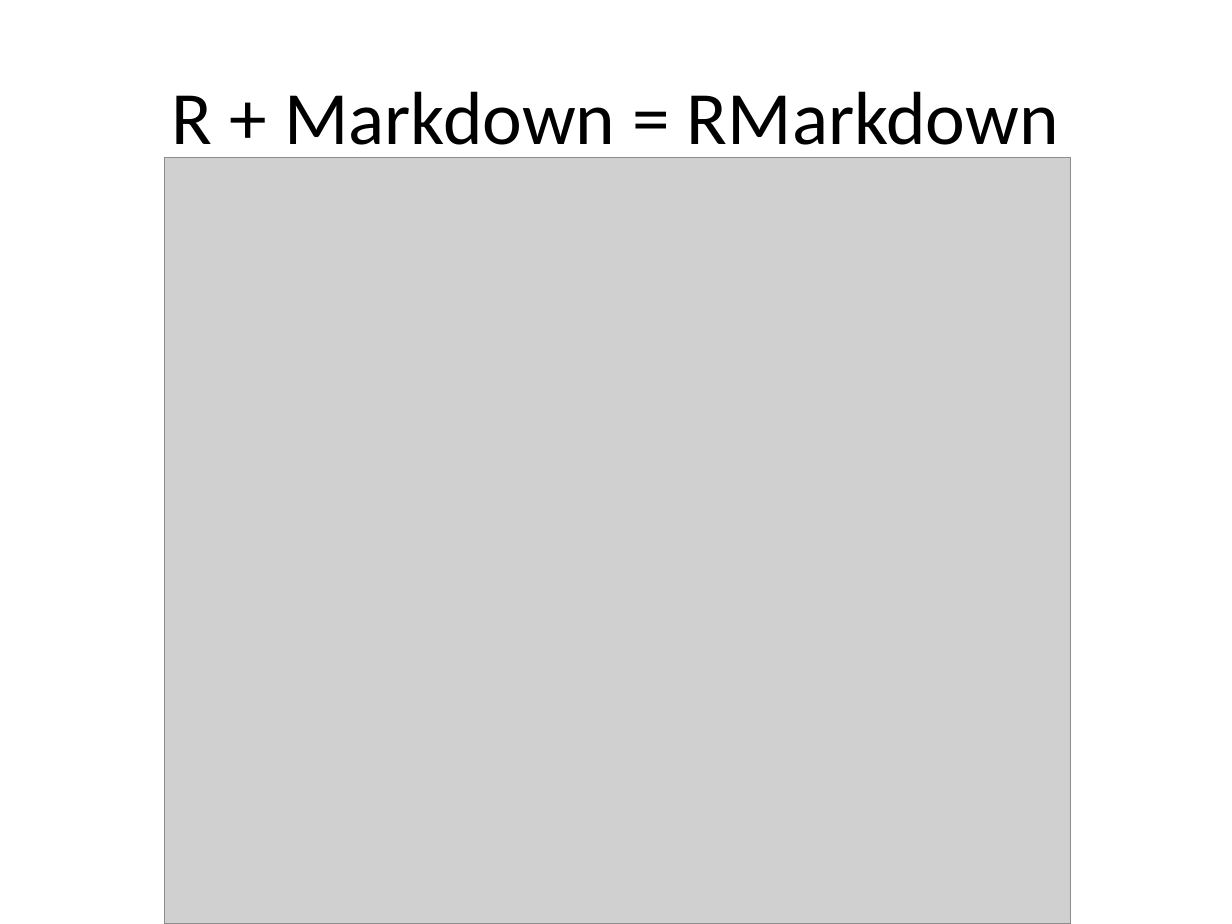
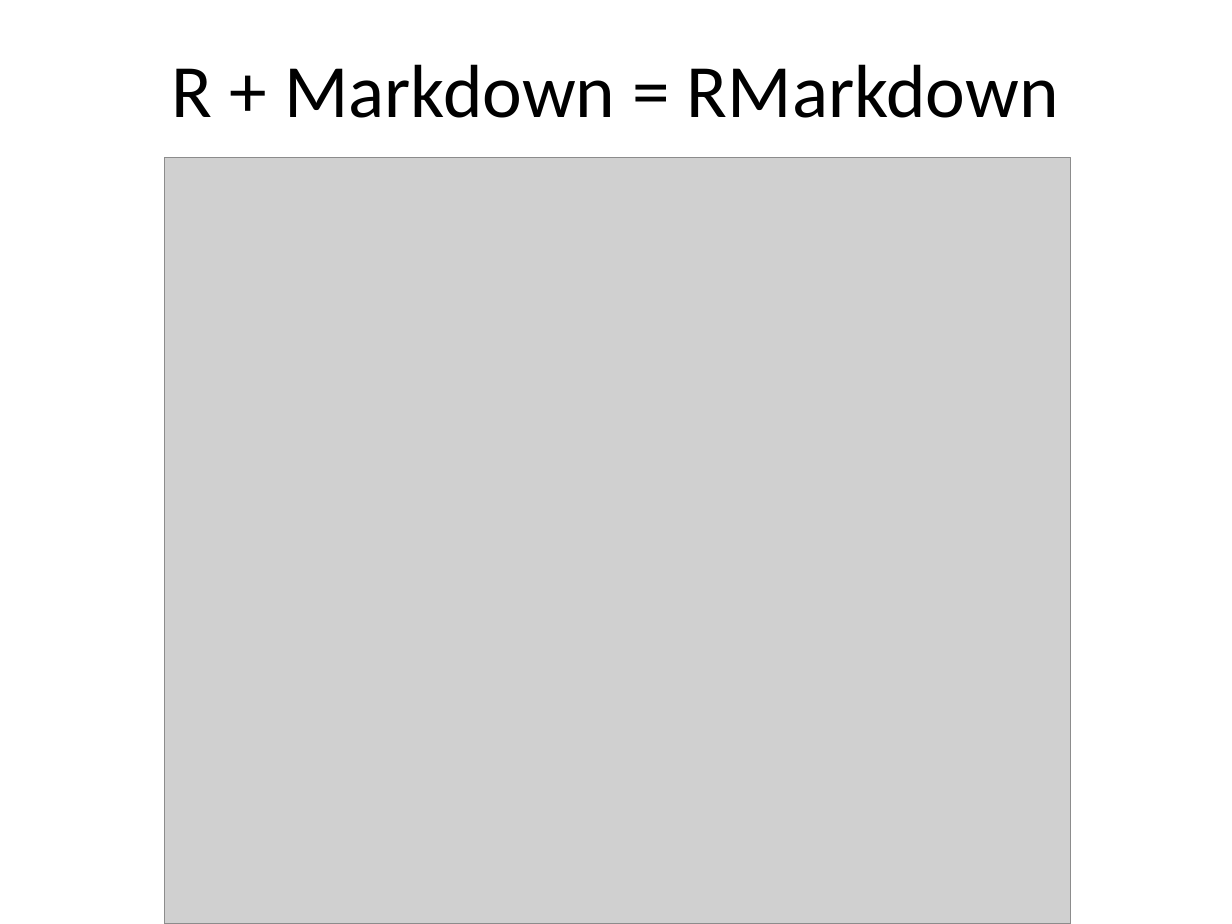
Before and after one commit to kjflynn/rmd_labmeeting, a slide deck: slide 5 of 1_24_18_slides.pptx. Drawn at 1232x924 pixels with LibreOffice and Linux fonts; fonts in the diff are those of the drawing; grey boxes stand for pictures. Boxes give left, top, right and bottom in pixels: in the first picture for what was removed or moved away, otherwise in the second. Text is boxed around its words. In the diff, an @@ line names an element or a change of style, - is before the commit and + after.

```diff
--- a/1_24_18_slides.pptx
+++ b/1_24_18_slides.pptx
@@ title "R + Markdown = RMarkdown" rewrapped from <box>172,91,1059,161</box> to <box>172,64,1059,118</box> @@
```
Also in this commit, not shown: 3 other slides changed, 2 slides added, 1 slide removed, 1 other file.
